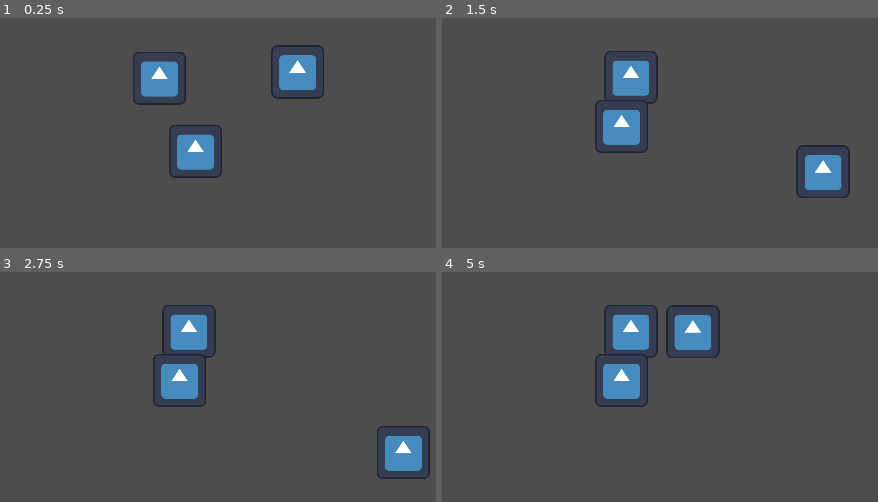
Above: before the commit, frames 1-4 (two rows, left to right).
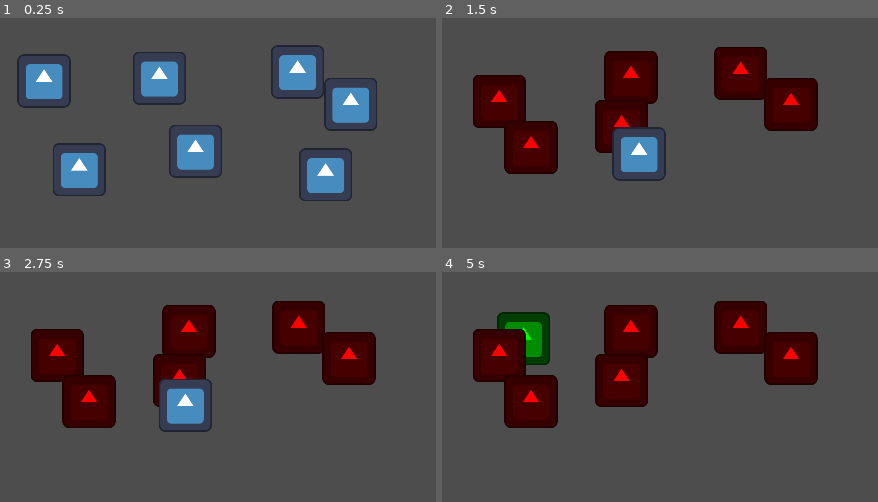
Above: after the commit, the same moments.

Repository: Gr0minet/GGJ2024
Game: Godot game, scene res://src/main/test.tscn
The game is run twice, just before and just after one commit, with the same random seed, the same clock (stepped at 60 frames per second) and the same inputs. The engine's default icon, where the game draws it, is replaced by a stand-in: a white triangle on a blue panel in a dark square.
Inputs:
- Up to frame 1 (0.25 s): no input
- Up to frame 2 (1.5 s): hold D (right) 0.53-1.28 s; tap Space (poop) at 0.6, 1.35 s; hold S (down) from 1.28 s (still down)
- Up to frame 3 (2.75 s): release S (down) at 2.03 s; hold D (right) from 2.03 s (still down); tap Space (poop) at 2.1 s
- Up to frame 4 (5 s): release D (right) at 2.78 s; hold W (up) 2.78-3.53 s; tap Space (poop) at 2.85, 3.6, 4.35 s; hold A (left) from 3.53 s (still down)

The runs differ from the first frame. In frame 1, 6.5% of the frame differs, in the area x 3-87%, y 15-80%; in frame 2, 19%; in frame 3, 19%; in frame 4, 20%, in the area x 7-87%, y 12-68%.

Commit message:
refacto pnj

Diff:
--- a/project.godot
+++ b/project.godot
@@ -70,3 +70,12 @@
 , Object(InputEventJoypadButton,"resource_local_to_scene":false,"resource_name":"","device":-1,"button_index":2,"pressure":0.0,"pressed":false,"script":null)
 ]
 }
+
+[layer_names]
+
+2d_physics/layer_1="world"
+2d_physics/layer_2="player"
+2d_physics/layer_3="pnj_sprite"
+2d_physics/layer_4="flic"
+2d_physics/layer_5="pnj_base"
+2d_physics/layer_6="poop"
--- a/src/main/test.tscn
+++ b/src/main/test.tscn
@@ -17,13 +17,25 @@
 [node name="Pnj3" parent="." instance=ExtResource("1_agmjb")]
 position = Vector2(568, 442)
 
+[node name="Pnj4" parent="." instance=ExtResource("1_agmjb")]
+position = Vector2(230, 491)
+
+[node name="Pnj5" parent="." instance=ExtResource("1_agmjb")]
+position = Vector2(908, 456)
+
+[node name="Pnj6" parent="." instance=ExtResource("1_agmjb")]
+position = Vector2(969, 272)
+
+[node name="Pnj7" parent="." instance=ExtResource("1_agmjb")]
+position = Vector2(137, 168)
+
 [node name="Bords" type="Node2D" parent="."]
 
 [node name="Area2D" type="StaticBody2D" parent="Bords"]
 collision_mask = 0
 
 [node name="CollisionShape2D" type="CollisionShape2D" parent="Bords/Area2D"]
-position = Vector2(554, -12)
+position = Vector2(577, -11)
 shape = SubResource("RectangleShape2D_ti22v")
 
 [node name="Area2D2" type="StaticBody2D" parent="Bords"]
--- a/src/player/poop.tscn
+++ b/src/player/poop.tscn
@@ -15,6 +15,8 @@
 texture = ExtResource("2_xqvsu")
 
 [node name="Area2D" type="Area2D" parent="."]
+collision_layer = 32
+collision_mask = 0
 
 [node name="CollisionShape2D" type="CollisionShape2D" parent="Area2D"]
 position = Vector2(0, 30)
--- a/src/pnj/pnj.gd
+++ b/src/pnj/pnj.gd
@@ -14,15 +14,9 @@
 			return true
 	return false
 
-func _start_chatting() -> void:
-	pnj_detector.set_deferred("monitorable", false)
-	pnj_detector.set_deferred("monitoring", false)
-	state_machine.transition_to("Chatting")
-
-func _stop_chatting() -> void:
-	pnj_detector.set_deferred("monitorable", true)
-	pnj_detector.set_deferred("monitoring", true)
+func start_laughing() -> void:
+	state_machine.transition_to("Laughing")
 
 func _on_pnj_detector_area_entered(area):
 	if area != self:
-		_start_chatting()
+		state_machine.transition_to("Chatting")
--- a/src/pnj/pnj.tscn
+++ b/src/pnj/pnj.tscn
@@ -16,6 +16,7 @@
 height = 150.0
 
 [node name="Pnj" type="CharacterBody2D"]
+position = Vector2(-1, -64)
 collision_layer = 4
 motion_mode = 1
 slide_on_ceiling = false
--- a/src/pnj/states/chatting.gd
+++ b/src/pnj/states/chatting.gd
@@ -4,4 +4,10 @@
 @export var max_wait := 10.0
 
 func enter(msg: = {}) -> void:
-	print(owner.name, " chatting")
+	owner.modulate = Color.RED
+	owner.pnj_detector.set_deferred("monitorable", false)
+	owner.pnj_detector.set_deferred("monitoring", false)
+
+func exit(msg: = {}) -> void:
+	owner.pnj_detector.set_deferred("monitorable", true)
+	owner.pnj_detector.set_deferred("monitoring", true)
--- a/src/pnj/states/idle.gd
+++ b/src/pnj/states/idle.gd
@@ -13,7 +13,7 @@
 	add_child(_timer)
 
 func enter(msg: = {}) -> void:
-	print(owner.name, " idling")
+	owner.modulate = Color.GREEN
 	_idling_time = randf_range(min_wait, max_wait)
 	_timer.start(_idling_time)
 
--- a/src/pnj/states/laughing.gd
+++ b/src/pnj/states/laughing.gd
@@ -1 +1,4 @@
 extends PNJState
+
+func enter(msg: = {}) -> void:
+	owner.modulate = Color.BLUE
--- a/src/pnj/states/wandering.gd
+++ b/src/pnj/states/wandering.gd
@@ -15,7 +15,7 @@
 	add_child(_timer)
 
 func enter(msg: = {}) -> void:
-	print(owner.name, " wandering")
+	owner.modulate = Color.WHITE
 	_wandering_time = randf_range(min_wait, max_wait)
 
 	_direction = Vector2(randf_range(-1, 1), randf_range(-1, 1)).normalized()
Not shown, changed: todo.txt
